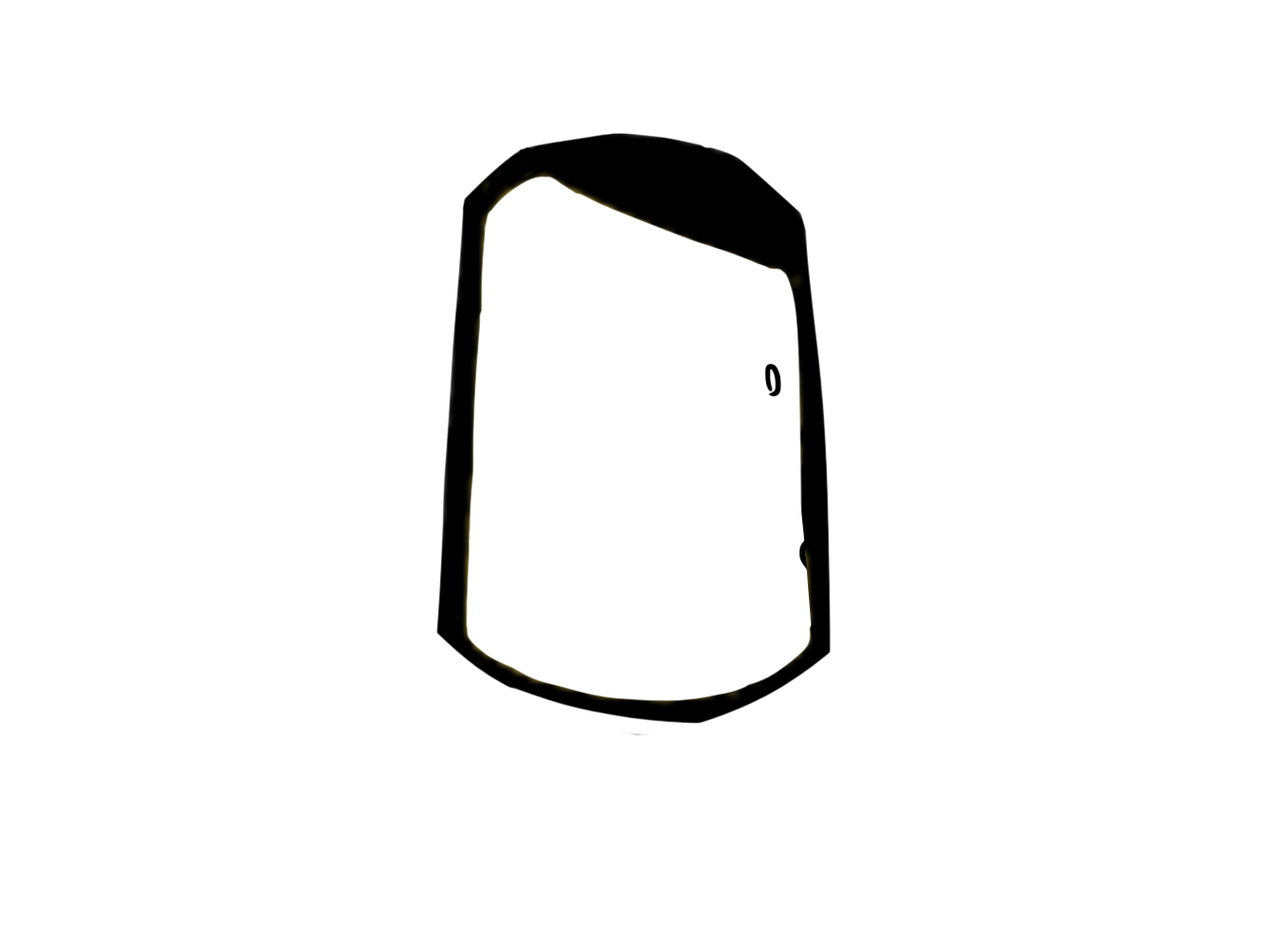
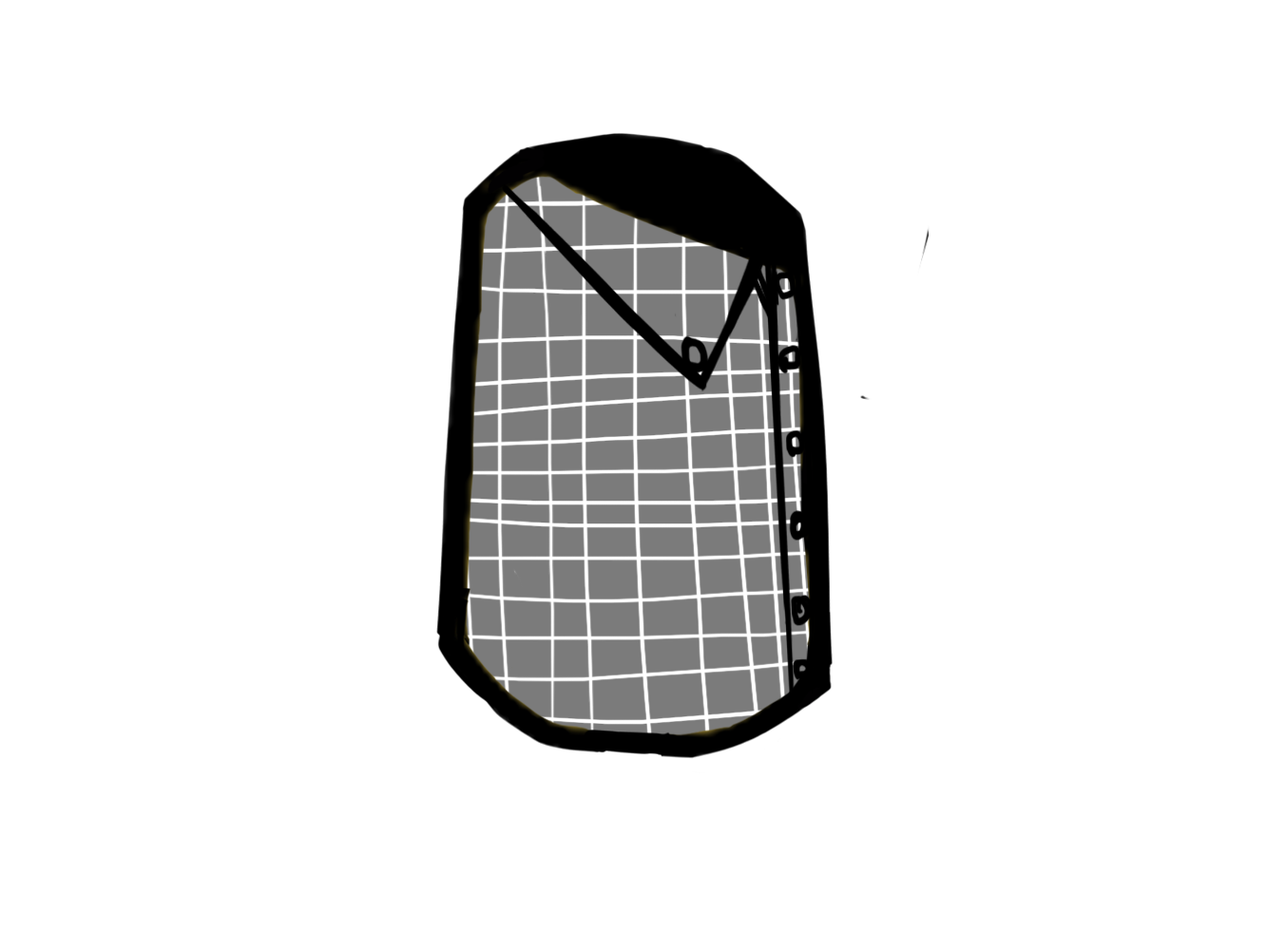
Layered file, before and after one edit (1267x950). Changes by layer:
added layer "Layer 0 copy" above "Layer 8" over (x1=437, y1=175, x2=930, y2=760)
added layer "Layer 8" above "Layer 0" over (x1=452, y1=175, x2=820, y2=750)
hid "Layer 0" over (x1=437, y1=175, x2=832, y2=737)
added layer "Layer 7" above "Layer 6" over (x1=437, y1=175, x2=930, y2=760)
added layer "Layer 6" above "Layer 5" over (x1=437, y1=175, x2=930, y2=760)
hid "Layer 1" over (x1=451, y1=175, x2=821, y2=713)
